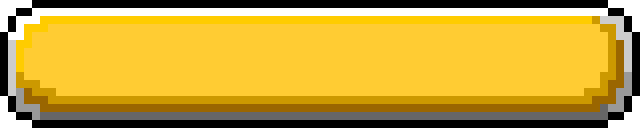
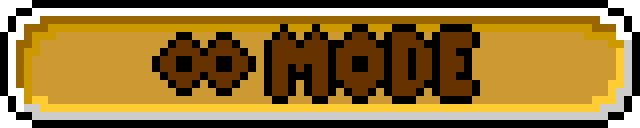
Before/after of a 640×128 layered artwork. What changed in the layer stack:
added layer "inifinite_mode_pressed" above "inifinite_mode" over (152, 24, 480, 104)
showed "Копия Фон" over (8, 16, 632, 120)
hid "Фон" over (8, 16, 632, 120)
